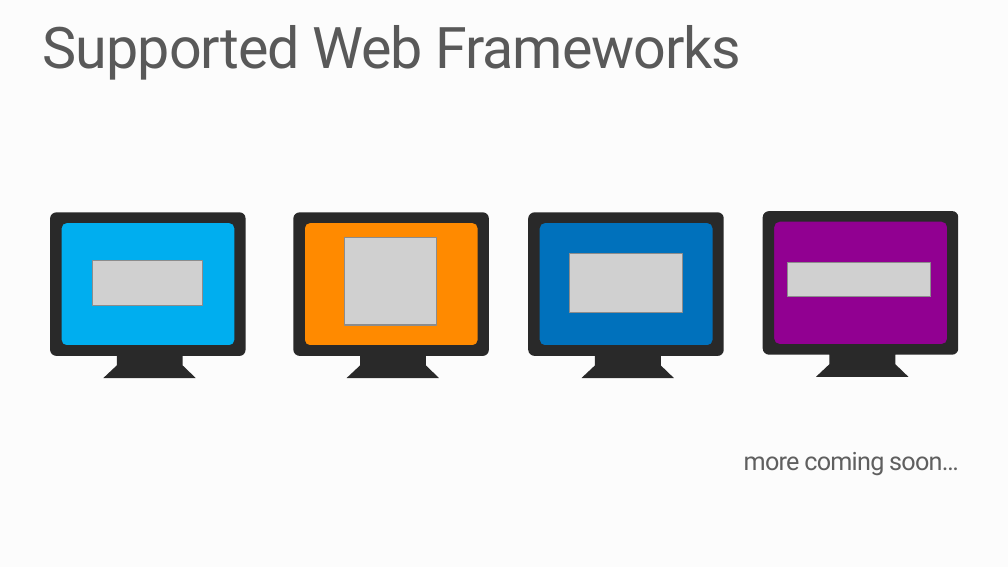
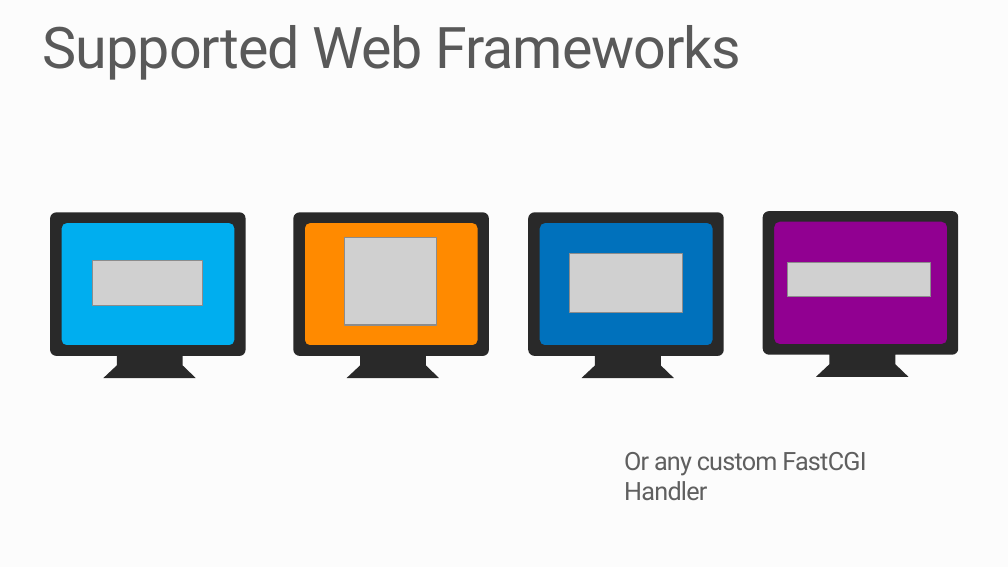
Before and after one commit to raz2/PRESENTATION-WindowsAzureWebSites, a slide deck: slide 16 of WindowsAzureWebSites.pptx (slide 15 before the commit). Drawn at 1008x567 pixels with LibreOffice and Linux fonts; fonts in the diff are those of the drawing; grey boxes stand for pictures; background and template pictures are left out. Boxes give left, top, right and bottom in pixels: in the first picture for what was removed or moved away, otherwise in the second. Text is boxed around its words. In the diff, an @@ line names an element or a change of style, - is before the commit and + after.

```diff
--- a/WindowsAzureWebSites.pptx
+++ b/WindowsAzureWebSites.pptx
@@ text at (x1=624, y1=452, x2=866, y2=500): text changed @@
-more coming soon…
+Or any custom FastCGI Handler
```
Also in this commit, not shown: 7 other slides changed, 1 slide added.
